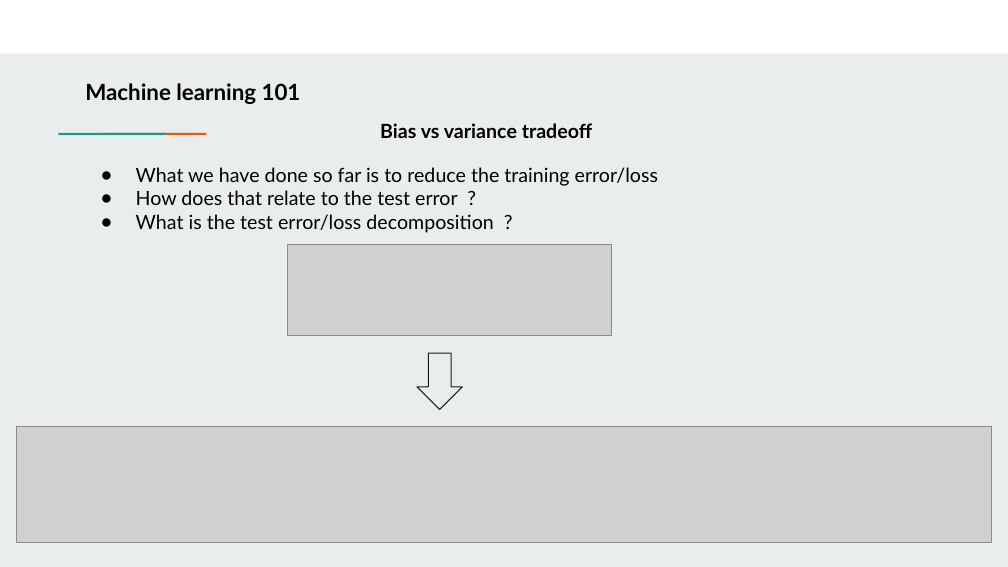
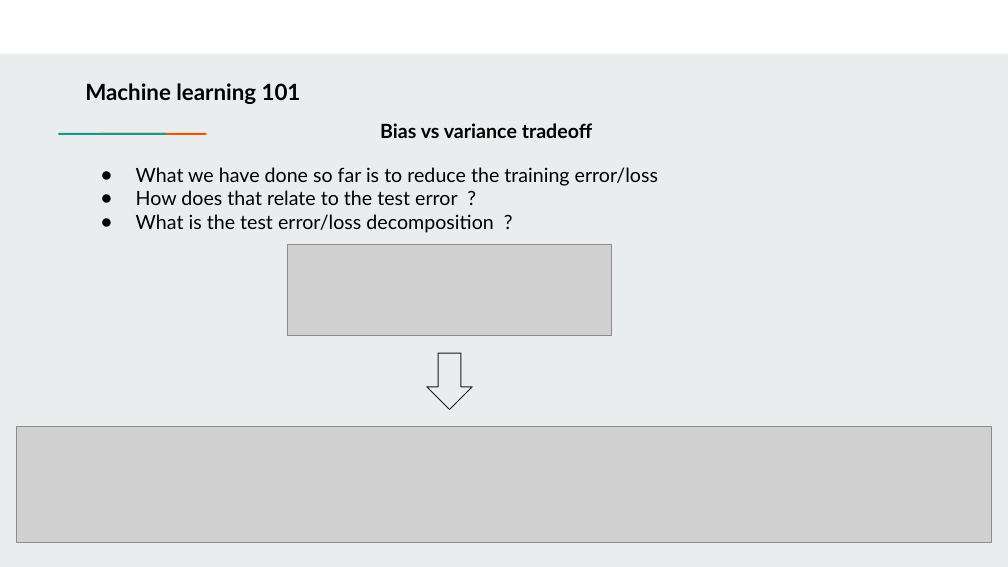
Before and after one commit to farouqBenarous/Machine_Learning_101_Workshop, a slide deck: slide 21 of 20-03-2021/Presentation/Machine learning 101.pptx. Drawn at 1008x567 pixels with LibreOffice and Linux fonts; fonts in the diff are those of the drawing; grey boxes stand for pictures. Boxes give left, top, right and bottom in pixels: in the first picture for what was removed or moved away, otherwise in the second. Text is boxed around its words. In the diff, an @@ line names an element or a change of style, - is before the commit and + after.

```diff
--- a/20-03-2021/Presentation/Machine learning 101.pptx
+++ b/20-03-2021/Presentation/Machine learning 101.pptx
@@ down arrow: place and size @@
-down arrow at <box>417,353,463,409</box>
+down arrow at <box>426,353,472,409</box>
```
Also in this commit, not shown: 6 other slides changed, 2 slides added, 2 slides removed, 3 other files.
